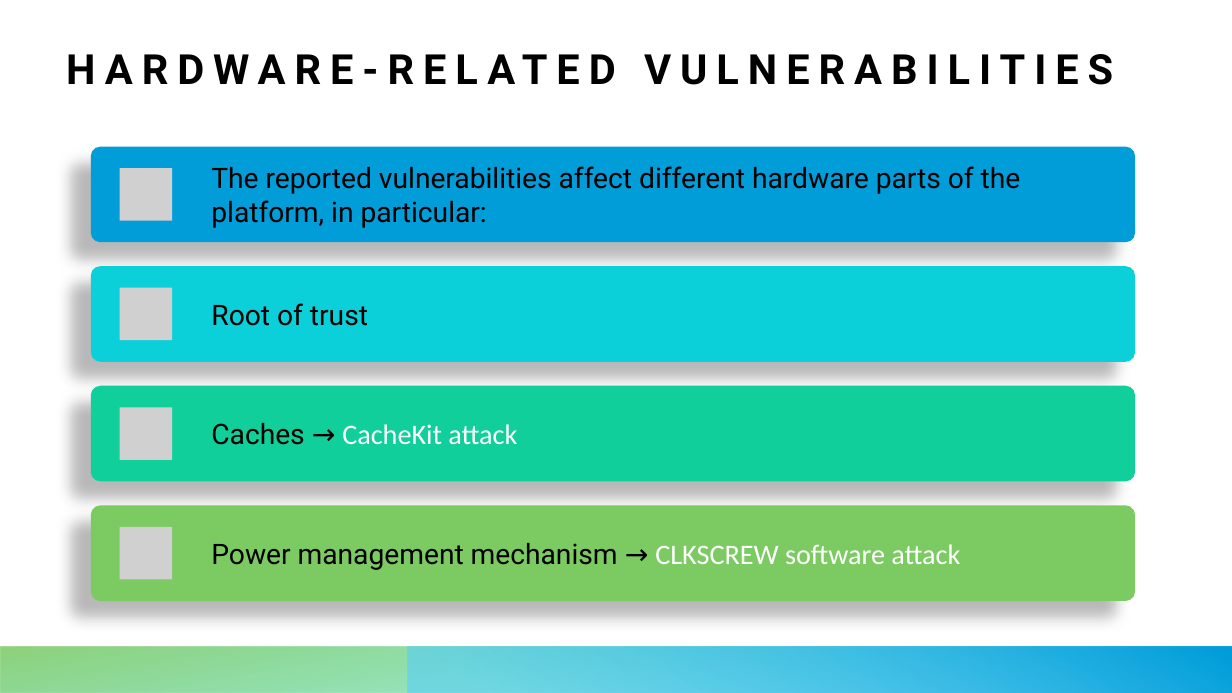
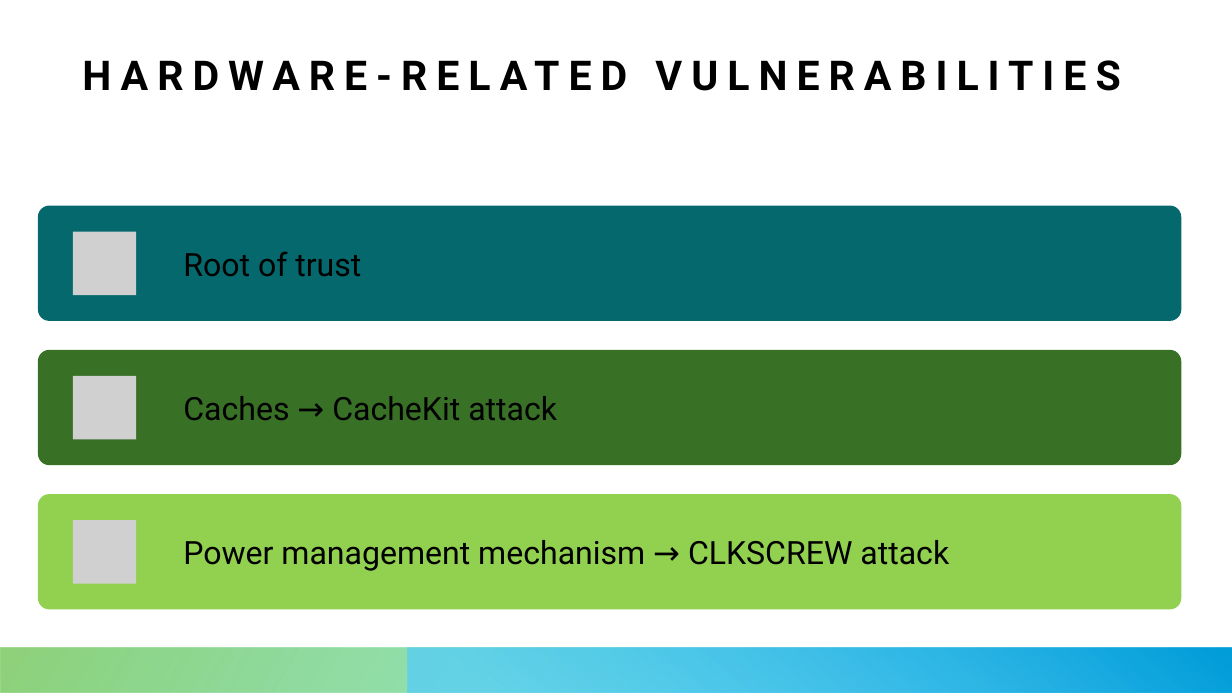
Before and after one commit to leonardopoggiani/Appunti, a slide deck: slide 23 of ComputerArchitecture/Presentazione/Presentazione_2.pptx. Drawn at 1232x693 pixels with LibreOffice and Linux fonts; fonts in the diff are those of the drawing; grey boxes stand for pictures. Boxes give left, top, right and bottom in pixels: in the first picture for what was removed or moved away, otherwise in the second. Text is boxed around its words. In the diff, an @@ line names an element or a change of style, - is before the commit and + after.

```diff
--- a/ComputerArchitecture/Presentazione/Presentazione_2.pptx
+++ b/ComputerArchitecture/Presentazione/Presentazione_2.pptx
@@ rectangle added at bbox=[0, 0, 1232, 693], fill #FFFFFF @@
@@ title "HARDWARE-RELATED VULNERABILITIES": place and size @@
-title "HARDWARE-RELATED VULNERABILITIES" at bbox=[67, 41, 1166, 142]
+title "HARDWARE-RELATED VULNERABILITIES" at bbox=[82, 50, 1180, 95]
@@ title "HARDWARE-RELATED VULNERABILITIES" at bbox=[82, 50, 1180, 95]: size 32.4 to 32 pt; vertical alignment bottom to top @@
@@ rounded rectangle: place and size @@
-rounded rectangle at bbox=[91, 266, 1135, 362]
+rounded rectangle at bbox=[38, 205, 1182, 321]
@@ rounded rectangle at bbox=[38, 205, 1182, 321]: fill #0BD0D9 to #06686C; shadow off @@
@@ text "Root of trust": place and size @@
-text "Root of trust" at bbox=[211, 303, 368, 326]
+text "Root of trust" at bbox=[183, 252, 361, 276]
@@ text "Root of trust" at bbox=[183, 252, 361, 276]: size 22 to 25 pt; more space between paragraphs @@
@@ picture added at bbox=[73, 232, 137, 296] @@
@@ rounded rectangle: place and size @@
-rounded rectangle at bbox=[91, 385, 1135, 482]
+rounded rectangle at bbox=[38, 350, 1182, 466]
@@ rounded rectangle at bbox=[38, 350, 1182, 466]: fill #10CF9B to #387026; shadow off @@
@@ text "Caches → CacheKit attack": place and size @@
-text "Caches → CacheKit attack" at bbox=[211, 423, 517, 445]
+text "Caches → CacheKit attack" at bbox=[183, 396, 557, 420]
@@ text "Caches → CacheKit attack" at bbox=[183, 396, 557, 420]: size 22 to 25 pt; font Calibri to Roboto, text colour #FFFFFF to #000000 in "CacheKit attack"; more space between paragraphs @@
@@ picture added at bbox=[73, 376, 137, 440] @@
@@ rounded rectangle: place and size @@
-rounded rectangle at bbox=[91, 506, 1135, 602]
+rounded rectangle at bbox=[38, 494, 1182, 610]
@@ rounded rectangle at bbox=[38, 494, 1182, 610]: fill #7CCA62 to #92D050; shadow off @@
@@ picture: place and size @@
-picture at bbox=[120, 408, 173, 460]
+picture at bbox=[73, 520, 137, 584]
@@ group removed at bbox=[91, 147, 1135, 579]: 3 pictures, 1 rounded rectangle, 1 text @@
-The reported vulnerabilities affect different hardware parts of the platform, in particular:
@@ text at bbox=[183, 540, 949, 571]: text changed; size 22 to 25 pt @@
-Power management mechanism → CLKSCREW software attack
+Power management mechanism → CLKSCREW attack
@@ rectangle added at bbox=[0, 648, 1232, 693], fill gradient #10CF9B to #7CCA62 @@
@@ rectangle added at bbox=[409, 648, 1232, 693], fill gradient #4FCEFF to #009DD9 @@
```
Also in this commit, not shown: 24 other slides changed, 9 slides added, 7 slides removed, 3 other files.
